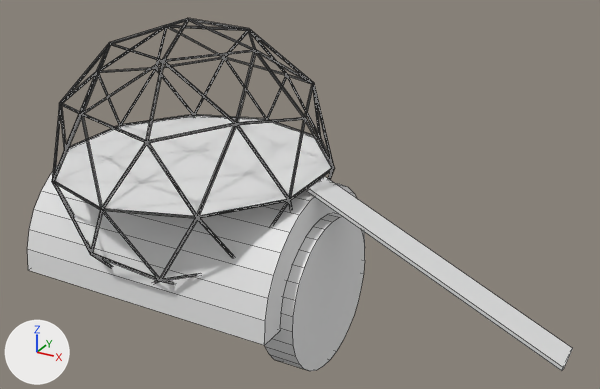
The Blender file blendertest.blend as it was, and as the next commit left it.
Rendered twice from a camera (50 mm lens) standing at (25.5, -34.6, 22.6) and looking at (6.4, 0.2, 5.2). The axes (+X, +Y, +Z) are drawn at lower left. The lights are the same throughout. Mesh edges are drawn as thin lines.

Names of what the first picture shows: 'Circle-col', 'Cube-col', 'Cylinder-col', 'Cylinder-noimp', 'Icosphere'.
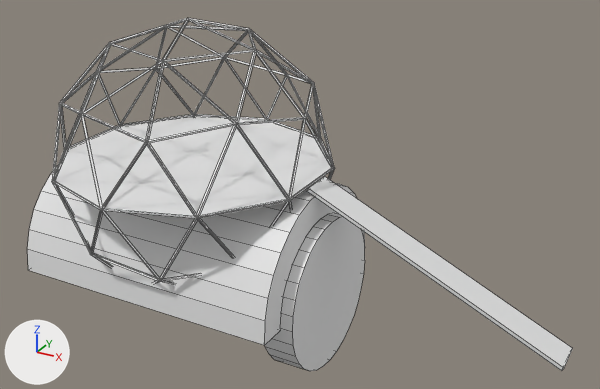
What differs and where, as boxes (x1, y1, x2, y2) in the pictures (600 x 389 px):
'Icosphere', recoloured
    both: (52, 18, 334, 285)

Edits to the bpy script that builds the scene:
```text
Change mat_material_001:
    mat_material_001.base_color: (0.035, 0.035, 0.035) -> (1.0, 1.0, 1.0)  # black #353535 -> white #ffffff
```
